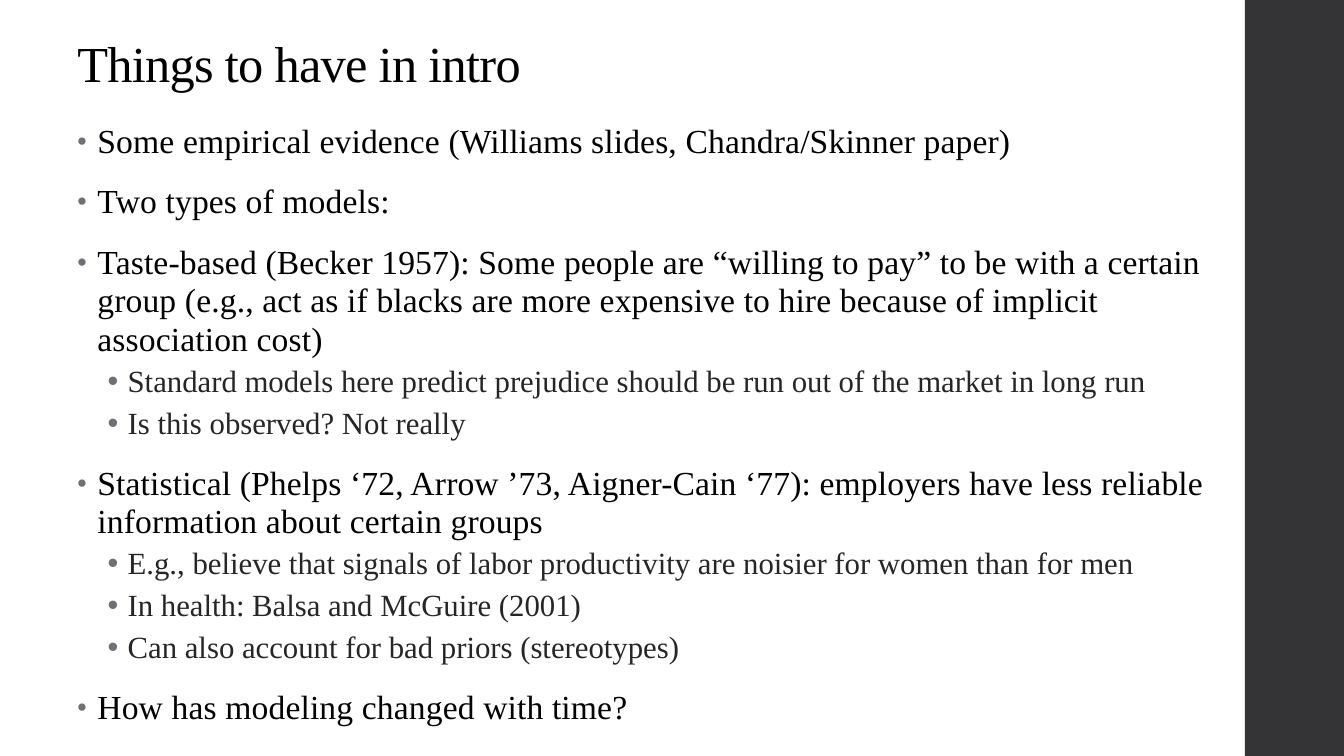
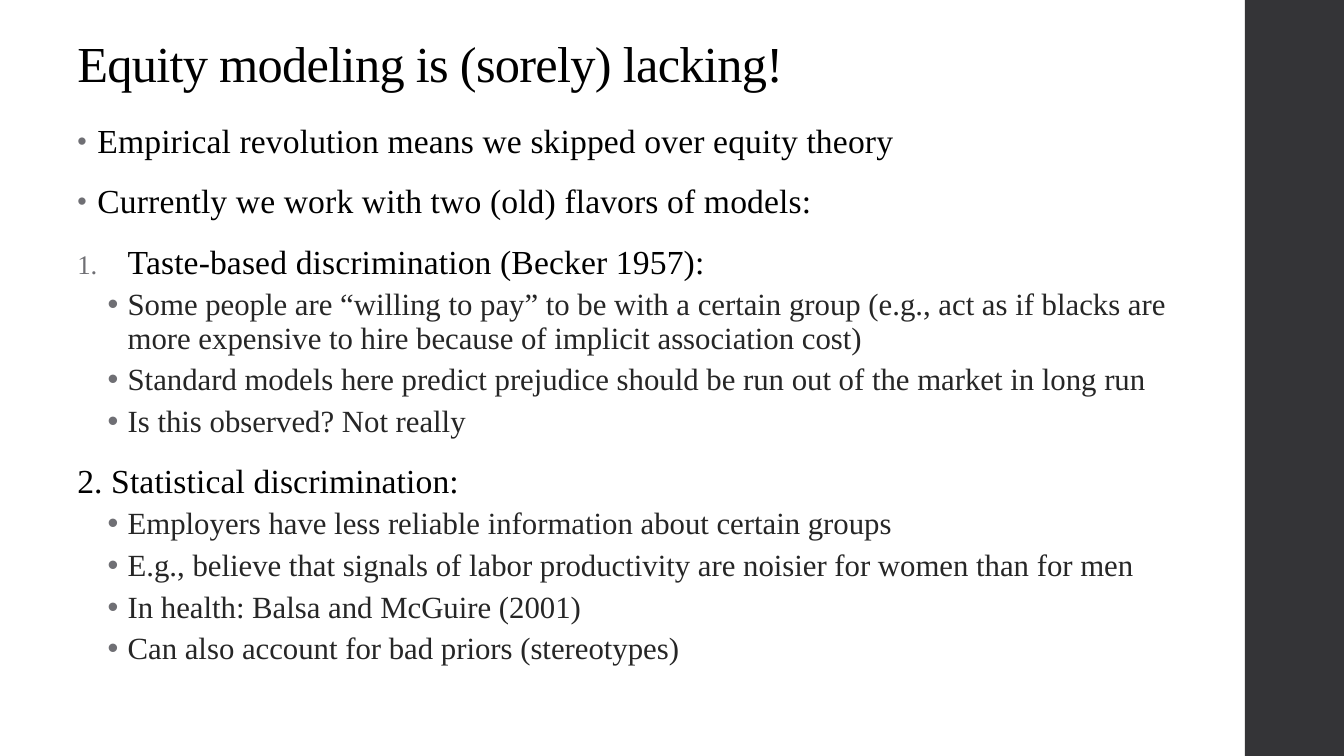
Before and after one commit to alex-hoagland/HAD6750H, a slide deck: slide 9 of Lecture08_HealthEquity/L8Slides_HealthEquity_2023W.pptx (slide 4 before the commit). Drawn at 1344x756 pixels with LibreOffice and Linux fonts; fonts in the diff are those of the drawing. Boxes give left, top, right and bottom in pixels: in the first picture for what was removed or moved away, otherwise in the second. Text is boxed around its words. In the diff, an @@ line names an element or a change of style, - is before the commit and + after.

```diff
--- a/Lecture08_HealthEquity/L8Slides_HealthEquity_2023W.pptx
+++ b/Lecture08_HealthEquity/L8Slides_HealthEquity_2023W.pptx
@@ title at <box>77,47,783,93</box>: text changed @@
-Things to have in intro
+Equity modeling is (sorely) lacking!
@@ text at <box>77,129,1166,666</box>: paragraph removed @@
-• How has modeling changed with time?
@@ text at <box>97,129,1166,355</box>: text changed @@
-• Some empirical evidence (Williams slides, Chandra/Skinner paper)
-• Two types of models:
-• Taste-based (Becker 1957): Some people are “willing to pay” to be with a certain group (e.g., act as if blacks are more expensive to hire because of implicit association cost)
+• Empirical revolution means we skipped over equity theory
+• Currently we work with two (old) flavors of models:
+1. Taste-based discrimination (Becker 1957):
+  • Some people are “willing to pay” to be with a certain group (e.g., act as if blacks are more expensive to hire because of implicit association cost)
@@ text at <box>77,469,892,541</box>: text changed; size 24 to 22 pt; text colour #000000 to #262626 @@
-• Statistical (Phelps ‘72, Arrow ’73, Aigner-Cain ‘77): employers have less reliable information about certain groups
+2. Statistical discrimination:
+  • Employers have less reliable information about certain groups
```
Also in this commit, not shown: 7 other slides changed, 6 slides added, 1 slide removed, 2 other files.
